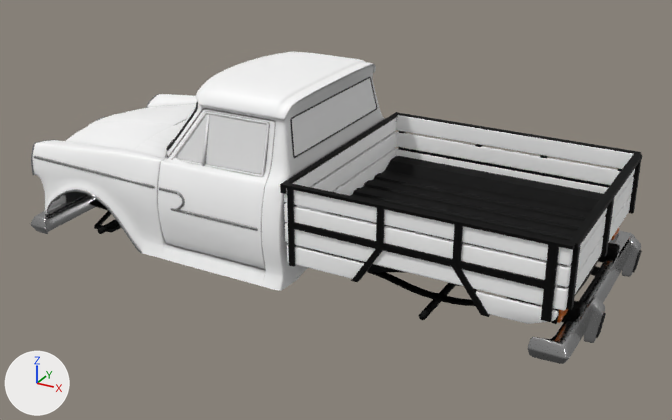
Renders of the glTF model public/models/Car/Rastrojero/glTF/Rastrojero07.glb from each side of a commit.
Rendered twice from a 50 mm camera at (4.26, -5.79, 3.52) aimed at (1.11, -0.07, 0.66). Lighting does not change. The marker at lower left points along +X, +Y and +Z. The picture after the commit comes second. Where no turn or scale is listed for an object, it has been applied to the vertices. Vertices at exactly the same position are counted once.

Script lines for the objects in view, before the commit:
```python
ob_chapa_ao = bpy.data.objects.new('Chapa_ao', me_cube_007)
ob_chapa_ao.location = (1.604, 0.0, 0.835)
ob_madera_ao = bpy.data.objects.new('Madera_ao', me_cube_004)
ob_madera_ao.location = (1.338, 0.0, 0.99)
ob_metal_ao = bpy.data.objects.new('Metal_ao', me_plane_005)
ob_metal_ao.location = (-0.73, 0.0, 1.047)
ob_pintura_ao = bpy.data.objects.new('Pintura_ao', me_plane_009)
ob_pintura_ao.location = (-0.73, 0.0, 1.047)
ob_vidrio_ao = bpy.data.objects.new('Vidrio_ao', me_plane_006)
ob_vidrio_ao.location = (0.913, 0.0, 1.677)
```
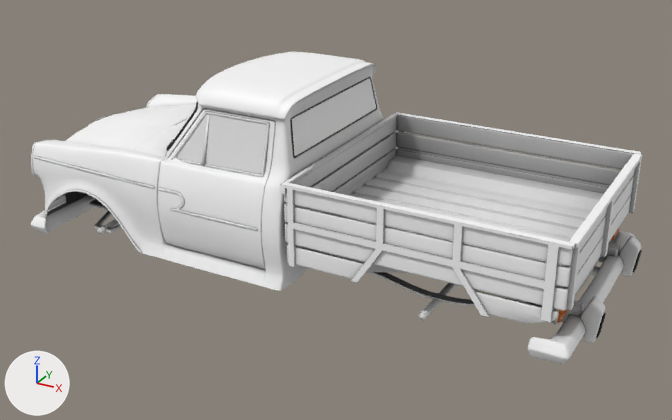
What differs and where, as boxes [x1, y1, x2, y2] in the pictures (672 x 420 px):
'Madera_ao', surface changed (white to grey): [284, 115, 635, 323] in both
'Chapa_ao', surface changed (black to white): [65, 112, 642, 324] in both
'Metal_ao', recoloured, surface changed: [31, 94, 641, 364] in both
part 2 of me_plane_009, surface changed: [33, 63, 384, 270] in both

Diff of the bpy script that builds the scene:
```diff
--- a/public/models/Car/Rastrojero/glTF/Rastrojero07.glb.py
+++ b/public/models/Car/Rastrojero/glTF/Rastrojero07.glb.py
@@ img_metal_ao_opt2 @@
+img_metal_ao_opt2 = load_image('Metal_ao_opt2', '_unpacked/Metal_ao_opt2', 4096, 4096, 'sRGB')
@@ img_pintura_ao_opt2 @@
+img_pintura_ao_opt2 = load_image('Pintura_ao_opt2', '_unpacked/Pintura_ao_opt2', 2048, 2048, 'sRGB')
@@ img_madera_ao_opt @@
+img_madera_ao_opt = load_image('Madera_ao_opt', '_unpacked/Madera_ao_opt', 1024, 1024, 'sRGB')
@@ img_chapa_ao_opt @@
+img_chapa_ao_opt = load_image('Chapa_ao_opt', '_unpacked/Chapa_ao_opt', 1024, 1024, 'sRGB')
@@ mat_chapanegra_004 @@
 mat_chapanegra_004 = principled_material('chapaNegra.004')
-mat_chapanegra_004.base_color = (0.0168, 0.0168, 0.0168)  # black #232323
-mat_chapanegra_004.metallic = 1.0
-mat_chapanegra_004.roughness = 0.7
+mat_chapanegra_004.texture = img_chapa_ao_opt
@@ mat_madera_003 @@
 mat_madera_003 = principled_material('Madera.003')
-mat_madera_003.base_color = (1.0, 1.0, 1.0)  # white #ffffff
-mat_madera_003.roughness = 0.823
+mat_madera_003.texture = img_madera_ao_opt
@@ mat_pintura_ao @@
 mat_pintura_ao = principled_material('Pintura_ao')
-mat_pintura_ao.texture = img_pintura_ao_2
+mat_pintura_ao.texture = img_pintura_ao_opt2
@@ mat_metal_ao @@
+mat_metal_ao = principled_material('Metal_ao')
+mat_metal_ao.texture = img_metal_ao_opt2
@@ me_plane_005 @@
 me_plane_005.from_pydata(...)  # 9013 vertices, 18384 faces; spans x -0.62..4.0, y -0.94..0.94, z -0.77..-0.03
 # used by ob_metal_ao; location = (-0.73, 0.0, 1.047)
-me_plane_005.materials.append(mat_metal_004)  # grey #b9b9b9
+# me_plane_005 part 1: texture (UV) coordinates of 18384 of 18384 faces, centred in x -0.62..4.0, y -0.94..0.94, z -0.77..-0.03, changed; they spanned u 0.01..0.99, v 0.01..0.99 and now span u 0.01..0.99, v 0.01..0.99
+me_plane_005.materials.append(mat_metal_ao)  # picture img_metal_ao_opt2
@@ me_plane_009 @@
 # used by ob_pintura_ao; location = (-0.73, 0.0, 1.047)
-me_plane_009.from_pydata(...)  # 6735 vertices, 12360 faces; spans x -0.57..1.86, y -0.9..0.9, z -0.7..0.64
+me_plane_009.from_pydata(...)  # 6732 vertices, 12340 faces; spans x -0.57..1.86, y -0.9..0.9, z -0.7..0.64
+# me_plane_009 part 2: 12273 kept faces spanning x -0.57..1.86, y -0.9..0.9, z -0.7..0.64 get new texture (UV) coordinates
+# edits to the shape of me_plane_009 do not show in these pictures
 me_plane_009.materials.append(mat_pintura_ao)
```
